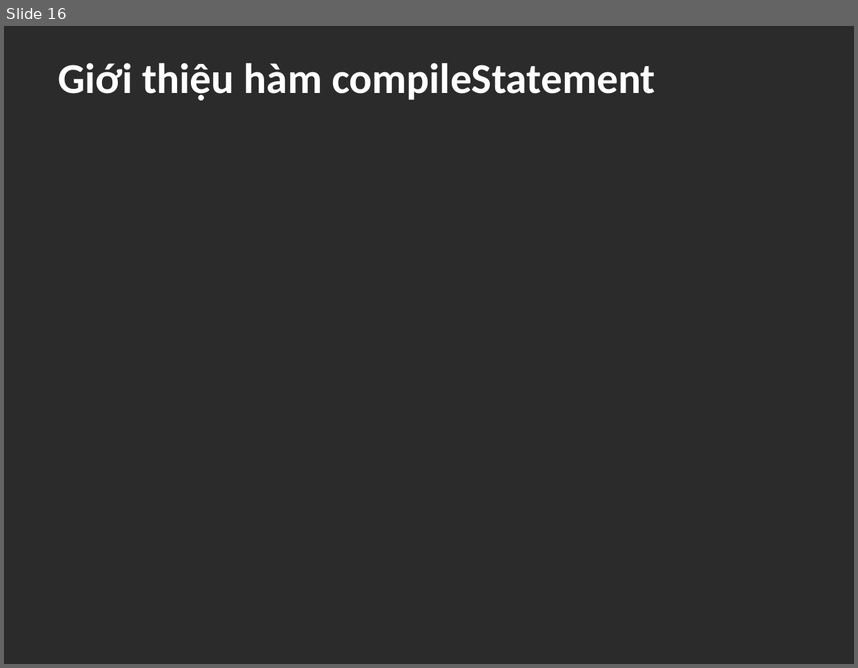
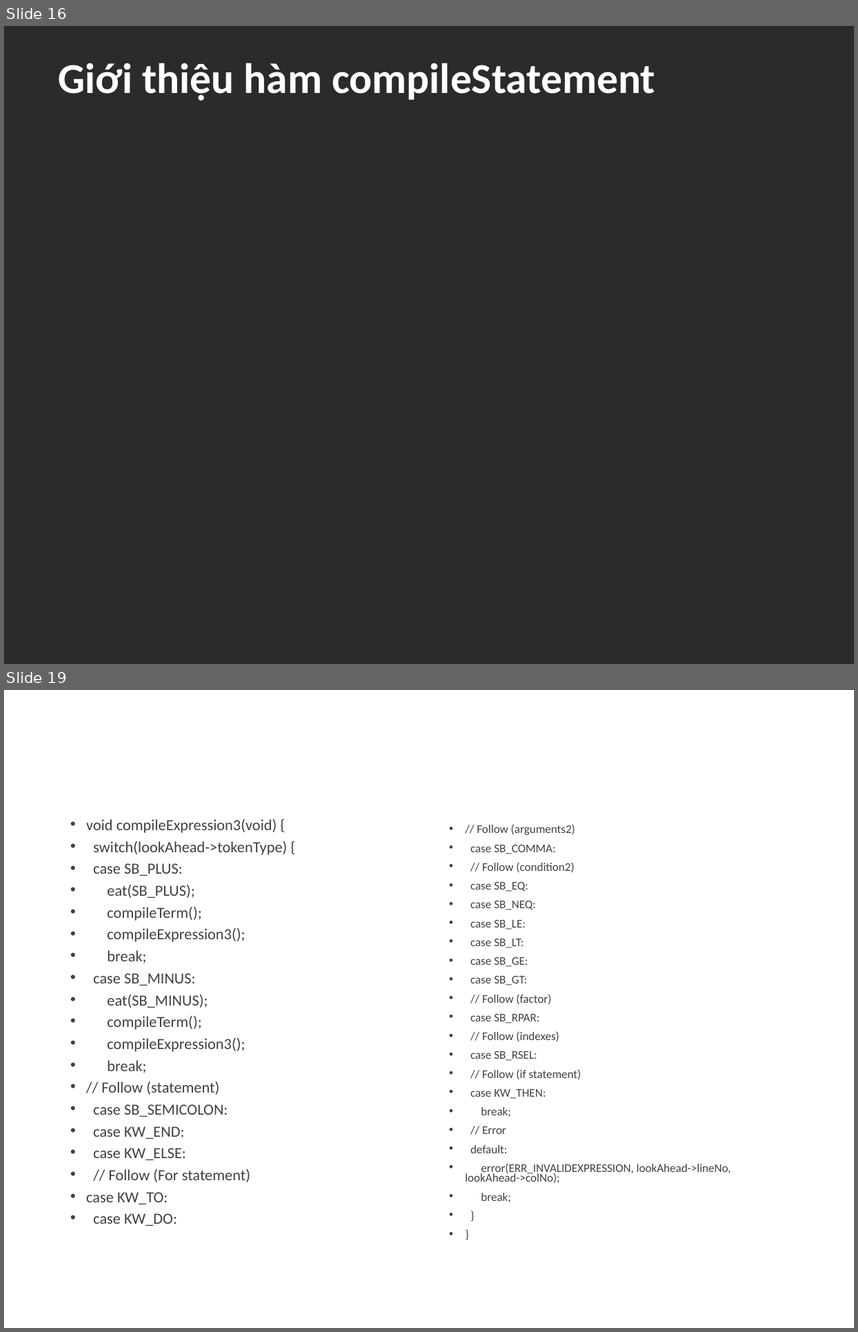
Before and after one commit to dangxuanvuong98/kpl-parser, a slide deck: BaoCao/Nhom3.pptx. Shown one above the other, each under a label of ours: slide 16 before the commit, slides 16 and 19 after it; the slides between them are not shown. The pictures are 858x668 and 858x1332 pixels, drawn with LibreOffice and Linux fonts; fonts in the diff are those of the drawing; background and template pictures are left out; a plain dark background stands for a picture behind light text. Boxes give left, top, right and bottom in pixels: in the first picture for what was removed or moved away, otherwise in the second. Text is boxed around its words. In the diff, an @@ line names an element or a change of style, - is before the commit and + after.

```diff
--- a/BaoCao/Nhom3.pptx
+++ b/BaoCao/Nhom3.pptx
@@ slide 19 added at [4,690,854,1328], background picture (left out) @@
@@ title added at [49,690,795,805], 36 pt, text #FFFFFF, bold @@
+Giới thiệu hàm compileExpression
@@ text added at [86,819,287,1225], 13.1 pt, text #404040 @@
+• void compileExpression3(void) {
+• switch(lookAhead->tokenType) {
+• case SB_PLUS:
+• eat(SB_PLUS);
+• compileTerm();
+• compileExpression3();
+• break;
+• case SB_MINUS:
+• eat(SB_MINUS);
+• compileTerm();
+• compileExpression3();
+• break;
+• // Follow (statement)
+• case SB_SEMICOLON:
+• case KW_END:
+• case KW_ELSE:
+• // Follow (For statement)
+• case KW_TO:
+• case KW_DO:
@@ text added at [465,825,731,1202], 10 pt, text #404040 @@
+• // Follow (arguments2)
+• case SB_COMMA:
+• // Follow (condition2)
+• case SB_EQ:
+• case SB_NEQ:
+• case SB_LE:
+• case SB_LT:
+• case SB_GE:
+• case SB_GT:
+• // Follow (factor)
+• case SB_RPAR:
+• // Follow (indexes)
+• case SB_RSEL:
+• // Follow (if statement)
+• case KW_THEN:
+• break;
+• // Error
+• default:
+• error(ERR_INVALIDEXPRESSION, lookAhead->lineNo, lookAhead->colNo);
+• break;
+• }
+• }
```
Also in this commit, not shown: 2 slides changed, 1 other slide added, 7 other files.
